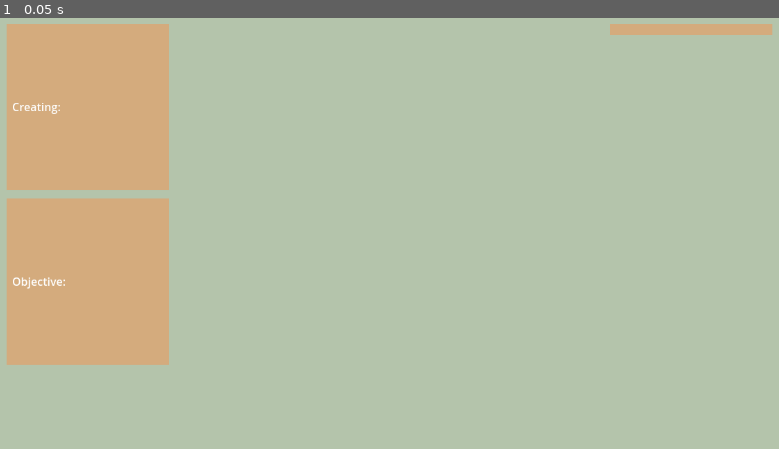
Above: before the commit, frame 1.
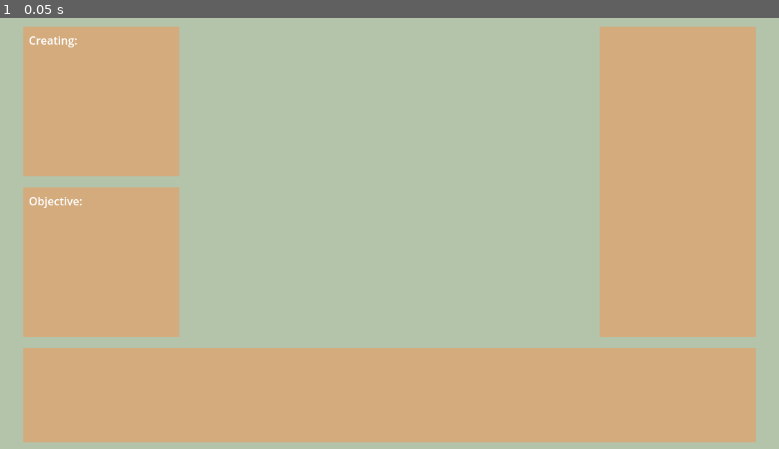
Above: after the commit, the same moment.

Repository: clara0/ApothecaryGame
Game: Godot game, scene res://potion_craft_menu.tscn
Same seed, same stepped clock (60 frames per second), same inputs: the game is played once before the commit and once after it. This scene is started directly instead of the project's main scene.
Inputs:
- Up to frame 1 (0.05 s): no input

The runs differ from the first frame. In frame 1, 38% of the frame differs, in the area x 0-100%, y 1-99%.

Commit message:
finish preliminary design for potion menu

Diff:
--- a/potion_craft_menu.tscn
+++ b/potion_craft_menu.tscn
@@ -29,10 +29,10 @@
 anchor_bottom = 1.0
 grow_horizontal = 2
 grow_vertical = 2
-theme_override_constants/margin_left = 16
-theme_override_constants/margin_top = 16
-theme_override_constants/margin_right = 16
-theme_override_constants/margin_bottom = 16
+theme_override_constants/margin_left = 48
+theme_override_constants/margin_top = 24
+theme_override_constants/margin_right = 48
+theme_override_constants/margin_bottom = 24
 
 [node name="VBoxContainer" type="VBoxContainer" parent="MarginContainer"]
 layout_mode = 2
@@ -43,60 +43,68 @@
 theme_override_constants/separation = 16
 
 [node name="CreationDetails" type="VBoxContainer" parent="MarginContainer/VBoxContainer/NotHotbar"]
-custom_minimum_size = Vector2(250, 500)
+custom_minimum_size = Vector2(225, 0)
 layout_mode = 2
+theme_override_constants/separation = 16
 
 [node name="CreatingMargin" type="MarginContainer" parent="MarginContainer/VBoxContainer/NotHotbar/CreationDetails"]
 layout_mode = 2
 size_flags_vertical = 3
-theme_override_constants/margin_left = 8
-theme_override_constants/margin_top = 4
-theme_override_constants/margin_right = 8
-theme_override_constants/margin_bottom = 4
 
 [node name="Creating" type="PanelContainer" parent="MarginContainer/VBoxContainer/NotHotbar/CreationDetails/CreatingMargin"]
 layout_mode = 2
 theme_override_styles/panel = ExtResource("1_ysu0w")
 
-[node name="Label" type="Label" parent="MarginContainer/VBoxContainer/NotHotbar/CreationDetails/CreatingMargin/Creating"]
+[node name="CreateText" type="VBoxContainer" parent="MarginContainer/VBoxContainer/NotHotbar/CreationDetails/CreatingMargin/Creating"]
+layout_mode = 2
+
+[node name="Label" type="Label" parent="MarginContainer/VBoxContainer/NotHotbar/CreationDetails/CreatingMargin/Creating/CreateText"]
 layout_mode = 2
 text = "Creating:"
+
+[node name="Label2" type="Label" parent="MarginContainer/VBoxContainer/NotHotbar/CreationDetails/CreatingMargin/Creating/CreateText"]
+layout_mode = 2
 
 [node name="ObjectiveMargin" type="MarginContainer" parent="MarginContainer/VBoxContainer/NotHotbar/CreationDetails"]
 layout_mode = 2
 size_flags_vertical = 3
-theme_override_constants/margin_left = 8
-theme_override_constants/margin_top = 4
-theme_override_constants/margin_right = 8
-theme_override_constants/margin_bottom = 4
 
 [node name="Objective" type="PanelContainer" parent="MarginContainer/VBoxContainer/NotHotbar/CreationDetails/ObjectiveMargin"]
 layout_mode = 2
 theme_override_styles/panel = ExtResource("1_ysu0w")
 
-[node name="Label" type="Label" parent="MarginContainer/VBoxContainer/NotHotbar/CreationDetails/ObjectiveMargin/Objective"]
+[node name="ObjectiveText" type="VBoxContainer" parent="MarginContainer/VBoxContainer/NotHotbar/CreationDetails/ObjectiveMargin/Objective"]
+layout_mode = 2
+
+[node name="Label" type="Label" parent="MarginContainer/VBoxContainer/NotHotbar/CreationDetails/ObjectiveMargin/Objective/ObjectiveText"]
 layout_mode = 2
 text = "Objective:"
 
-[node name="Control" type="Control" parent="MarginContainer/VBoxContainer/NotHotbar"]
+[node name="Label2" type="Label" parent="MarginContainer/VBoxContainer/NotHotbar/CreationDetails/ObjectiveMargin/Objective/ObjectiveText"]
+layout_mode = 2
+
+[node name="MainScreen" type="Control" parent="MarginContainer/VBoxContainer/NotHotbar"]
 layout_mode = 2
 size_flags_horizontal = 3
 
 [node name="Tools" type="VBoxContainer" parent="MarginContainer/VBoxContainer/NotHotbar"]
-custom_minimum_size = Vector2(250, 500)
+custom_minimum_size = Vector2(225, 448)
 layout_mode = 2
 
 [node name="ToolSelectMargin" type="MarginContainer" parent="MarginContainer/VBoxContainer/NotHotbar/Tools"]
 layout_mode = 2
-theme_override_constants/margin_left = 8
-theme_override_constants/margin_top = 4
-theme_override_constants/margin_right = 8
-theme_override_constants/margin_bottom = 4
+size_flags_vertical = 3
 
-[node name="PanelContainer" type="PanelContainer" parent="MarginContainer/VBoxContainer/NotHotbar/Tools/ToolSelectMargin"]
+[node name="ToolPanel" type="PanelContainer" parent="MarginContainer/VBoxContainer/NotHotbar/Tools/ToolSelectMargin"]
 layout_mode = 2
 theme_override_styles/panel = ExtResource("1_ysu0w")
 
-[node name="Hotbar" type="HBoxContainer" parent="MarginContainer/VBoxContainer"]
+[node name="HotbarPanel" type="PanelContainer" parent="MarginContainer/VBoxContainer"]
+layout_mode = 2
+size_flags_horizontal = 3
+size_flags_vertical = 3
+theme_override_styles/panel = ExtResource("1_ysu0w")
+
+[node name="Hotbar" type="HBoxContainer" parent="MarginContainer/VBoxContainer/HotbarPanel"]
 layout_mode = 2
 size_flags_vertical = 3
